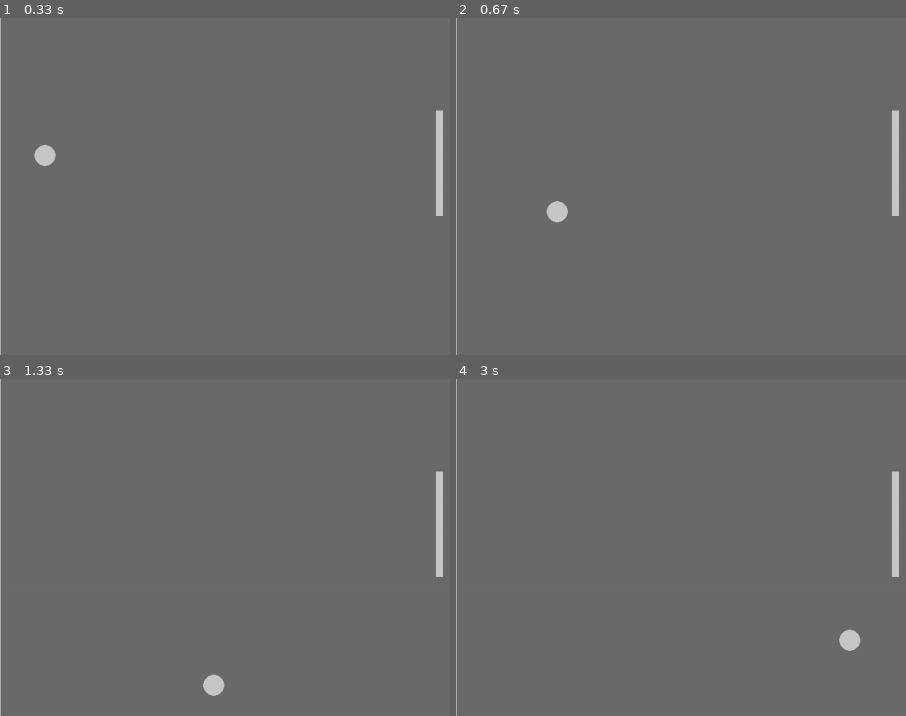
Above: before the commit, frames 1-4 (two rows, left to right).
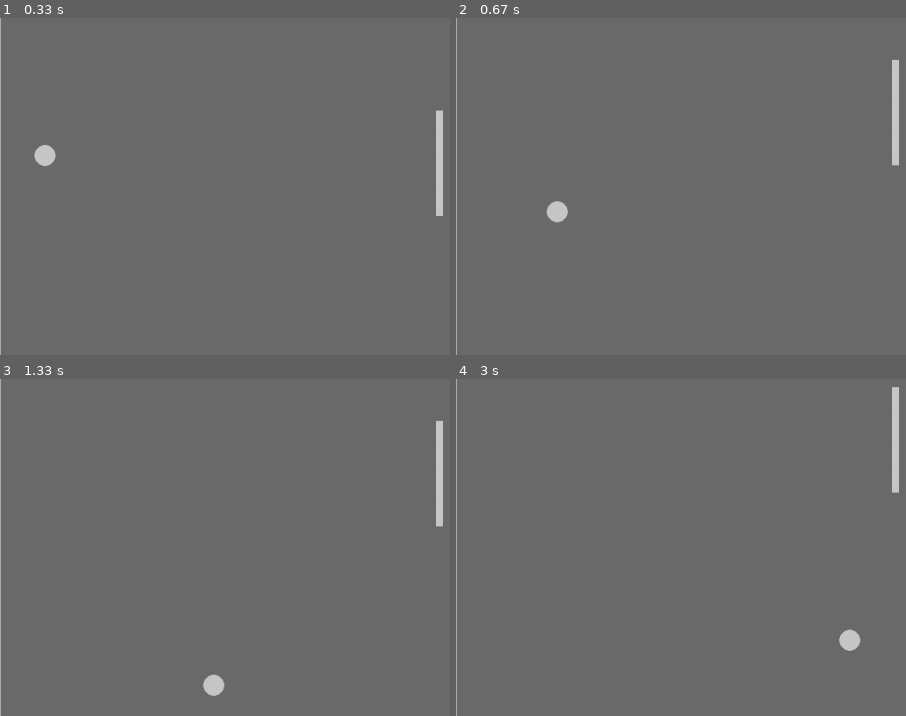
Above: after the commit, the same moments.

Repository: 100ballovby/8A_lessons_2122
Game: pygame game, started from 17_lesson_2802/02_pong_game_ball_animation.py
Same seed, same stepped clock (60 frames per second), same inputs: the game is played once before the commit and once after it.
Inputs:
- Up to frame 1 (0.33 s): no input
- Up to frame 2 (0.67 s): hold Up from 0.33 s (still down)
- Up to frame 3 (1.33 s): release Up at 0.8 s; hold Down 0.83-1.13 s; hold Up from 1.17 s (still down)
- Up to frame 4 (3 s): release Up at 1.53 s; hold Down 1.57-1.93 s; hold Up 1.97-2.27 s; hold Down 2.3-2.6 s; hold Up from 2.63 s (still down)
The pictures show only the part of the screen within x 50-100%, y 36-86%; the shares and areas given below are measured in that part.

Frame 1 is identical in both runs. In frame 2, 0.5% of the frame differs, in the area x 96-99%, y 12-59%; in frame 3, 0.5%; in frame 4, 0.8%, in the area x 96-99%, y 2-59%.

Commit message:
Adding platform moving function

Diff:
--- a/17_lesson_2802/02_pong_game_ball_animation.py
+++ b/17_lesson_2802/02_pong_game_ball_animation.py
@@ -63,6 +63,23 @@
     elif enm.bottom >= s_height:  # если платформа ушла за нижнюю границу экрана
         enm.bottom = s_height  # остановить ее на нижней границе
 
+
+def platform_animation(plr, speed, height):
+    """
+    Функция отвечает за передвижение платформы-игрока
+    :param plr: Объект-игрок
+    :param speed: Скорость передвижения
+    :param height: Высота экрана
+    :return: None
+    """
+    plr.y += speed
+
+    if plr.bottom >= height:
+        plr.bottom = height
+    elif plr.top <= 0:
+        plr.top = 0
+
+
 W = 1280
 H = 960
 screen = pg.display.set_mode((W, H))
@@ -82,6 +99,7 @@
 ball_speed_x = 8
 ball_speed_y = 8
 opponent_speed = 8
+p_speed = 0
 
 finished = False
 while not finished:
@@ -89,6 +107,16 @@
     for event in pg.event.get():
         if event.type == pg.QUIT:
             finished = True
+        if event.type == pg.KEYDOWN:
+            if event.key == pg.K_UP:
+                p_speed -= 8
+            if event.key == pg.K_DOWN:
+                p_speed += 8
+        if event.type == pg.KEYUP:
+            if event.key == pg.K_UP:
+                p_speed += 8
+            if event.key == pg.K_DOWN:
+                p_speed -= 8
 
     # Visuals
     screen.fill(bg_color)
@@ -100,5 +128,6 @@
     # Game logic
     ball_moving(ball, W, H, platform, opponent)
     opponent_ai(ball, H, opponent, opponent_speed)
+    platform_animation(platform, p_speed, H)
 
     pg.display.update()
